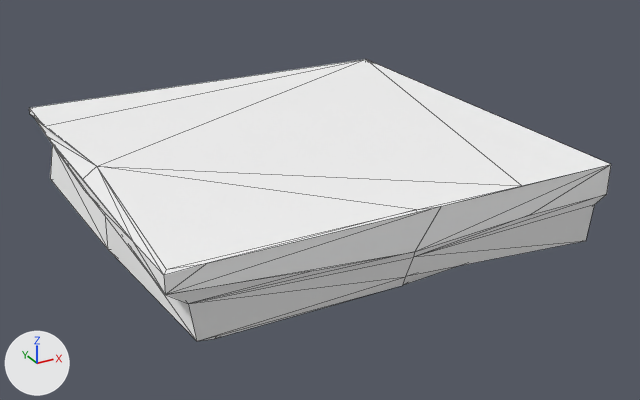
Renders of the glTF model public/models/world/chunk_-1_-1.glb from each side of a commit.
Both versions are drawn from a 50 mm camera at (-44.6, -71.9, 22.1) aimed at (-14.6, -17.3, -5.2). The lights are fixed; the arrows at lower left show +X, +Y and +Z. The older version comes first. Mesh edges are drawn as thin lines.

The first picture shows 'chunk_-1_-1'.
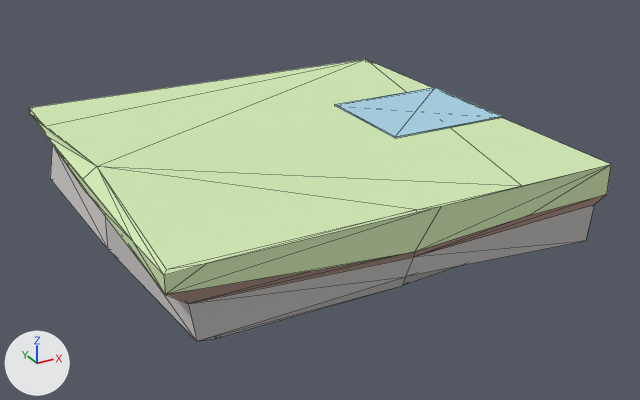
Edits to the bpy script that builds the scene:
```text
Change mat_grass:
    mat_grass.metallic: 1.0 -> 0.0
    mat_grass.base_color: (1.0, 1.0, 1.0) -> (0.659, 0.827, 0.467)  # white #ffffff -> green #d4ebb6
Change mat_soil:
    mat_soil.metallic: 1.0 -> 0.0
    mat_soil.base_color: (1.0, 1.0, 1.0) -> (0.502, 0.341, 0.286)  # white #ffffff -> beige #bc9e92
Change mat_rock_lt:
    mat_rock_lt.metallic: 1.0 -> 0.0
    mat_rock_lt.base_color: (1.0, 1.0, 1.0) -> (0.667, 0.647, 0.631)  # white #ffffff -> light grey #d5d2d0
Add mat_water:
    mat_water = principled_material('water')
    mat_water.base_color = (0.392, 0.647, 0.784)  # blue #a8d2e5
    mat_water.roughness = 1.0
Add me_pond_006:
    me_pond_006.from_pydata(...)  # a box spanning x -6.0..4.0, y -4.5..4.5, z 0.0..0.12
    me_pond_006.materials.append(mat_water)  # blue #a8d2e5
Add ob_chunk__1__1_1:
    ob_chunk__1__1_1 = bpy.data.objects.new('chunk_-1_-1_1', me_pond_006)
    ob_chunk__1__1_1.location = (-4.0, -16.0, 0.02)
```

What differs and where, as boxes (x1, y1, x2, y2) in the pictures (640 x 400 px):
'chunk_-1_-1', recoloured, surface changed (white to green): (29, 59, 611, 341) in both
'chunk_-1_-1_1', added (blue): after (335, 87, 502, 138)
